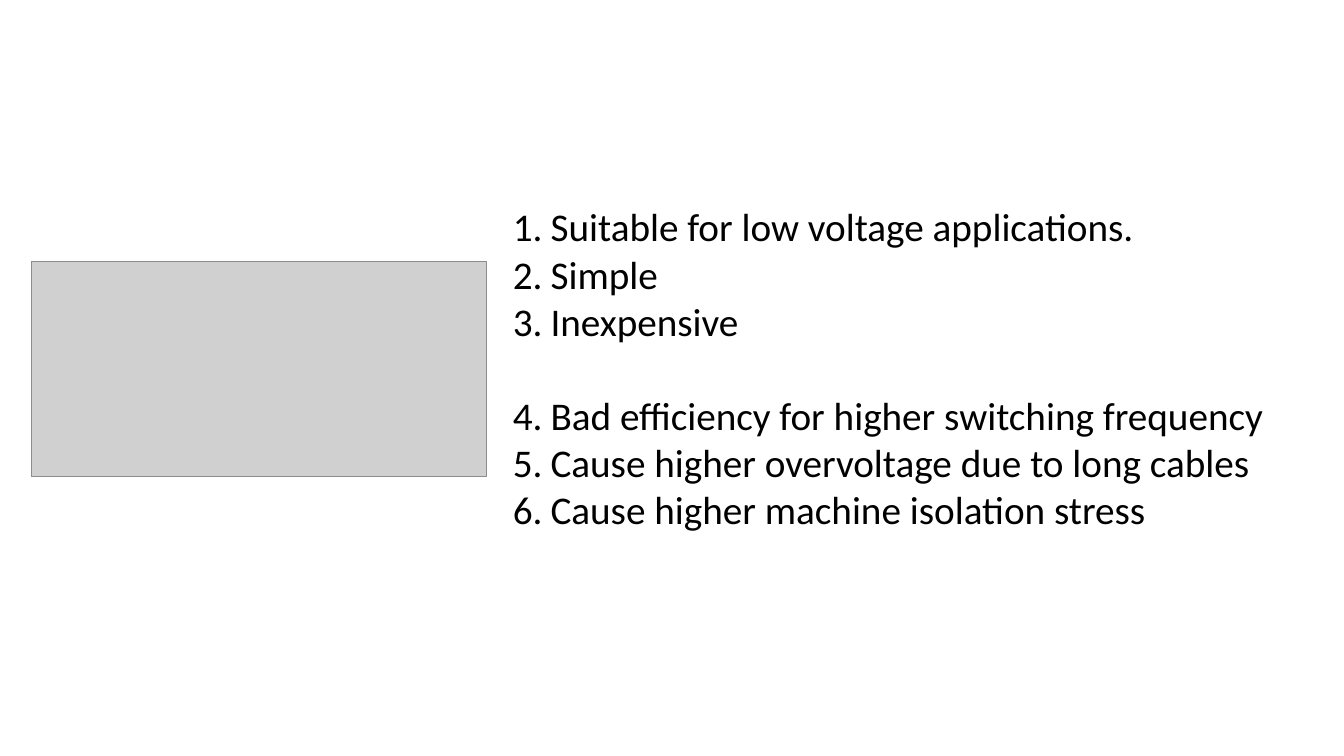
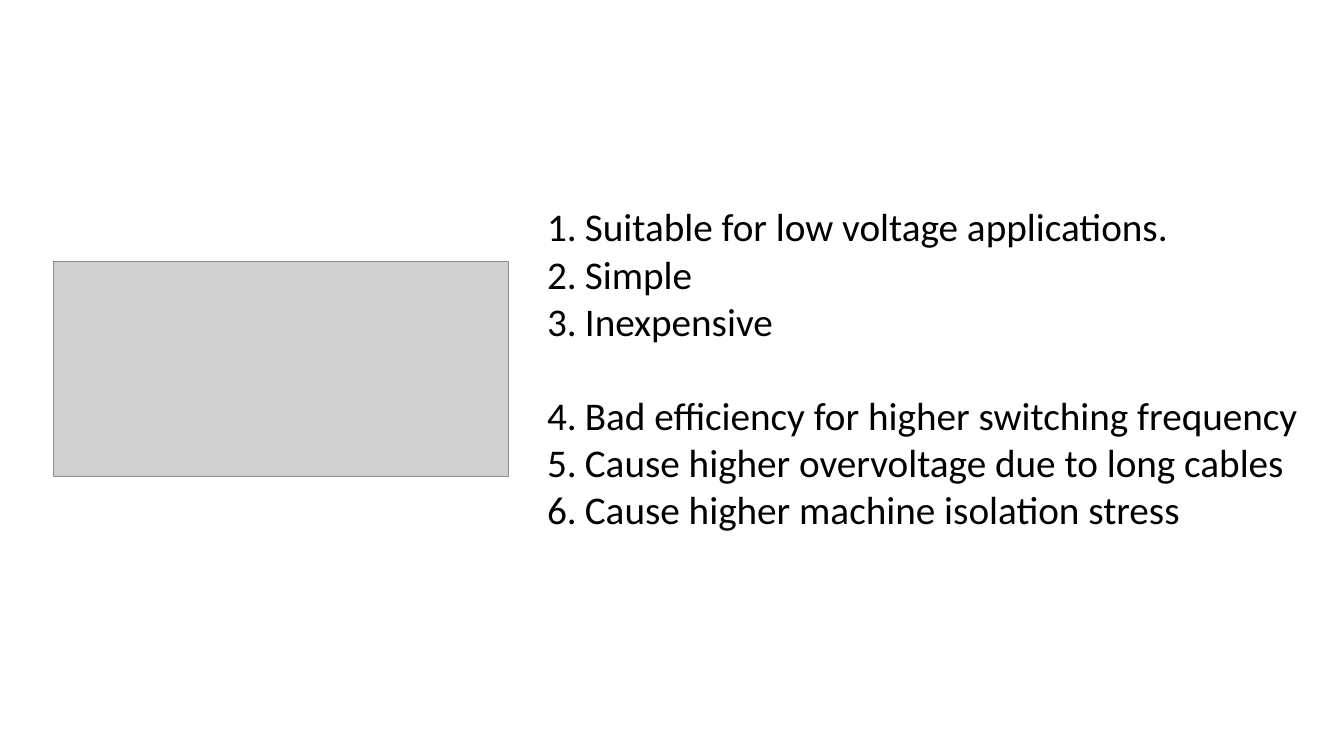
Before and after one commit to EnesAyaz/KTH, a slide deck: slide 6 of Weekly-Reports/InverterDesignConsideration.pptx. Drawn at 1344x756 pixels with LibreOffice and Linux fonts; fonts in the diff are those of the drawing; grey boxes stand for pictures. Boxes give left, top, right and bottom in pixels: in the first picture for what was removed or moved away, otherwise in the second. Text is boxed around its words. In the diff, an @@ line names an element or a change of style, - is before the commit and + after.

```diff
--- a/Weekly-Reports/InverterDesignConsideration.pptx
+++ b/Weekly-Reports/InverterDesignConsideration.pptx
@@ text "Suitable for low voltage applications.": place and size @@
-text "Suitable for low voltage applications." at (551, 213, 1263, 531)
+text "Suitable for low voltage applications." at (585, 213, 1297, 531)
@@ picture: place and size @@
-picture at (31, 262, 486, 477)
+picture at (53, 262, 508, 477)
```
Also in this commit, not shown: 5 other slides changed, 2 slides added, 1 slide removed, 1 other file.
